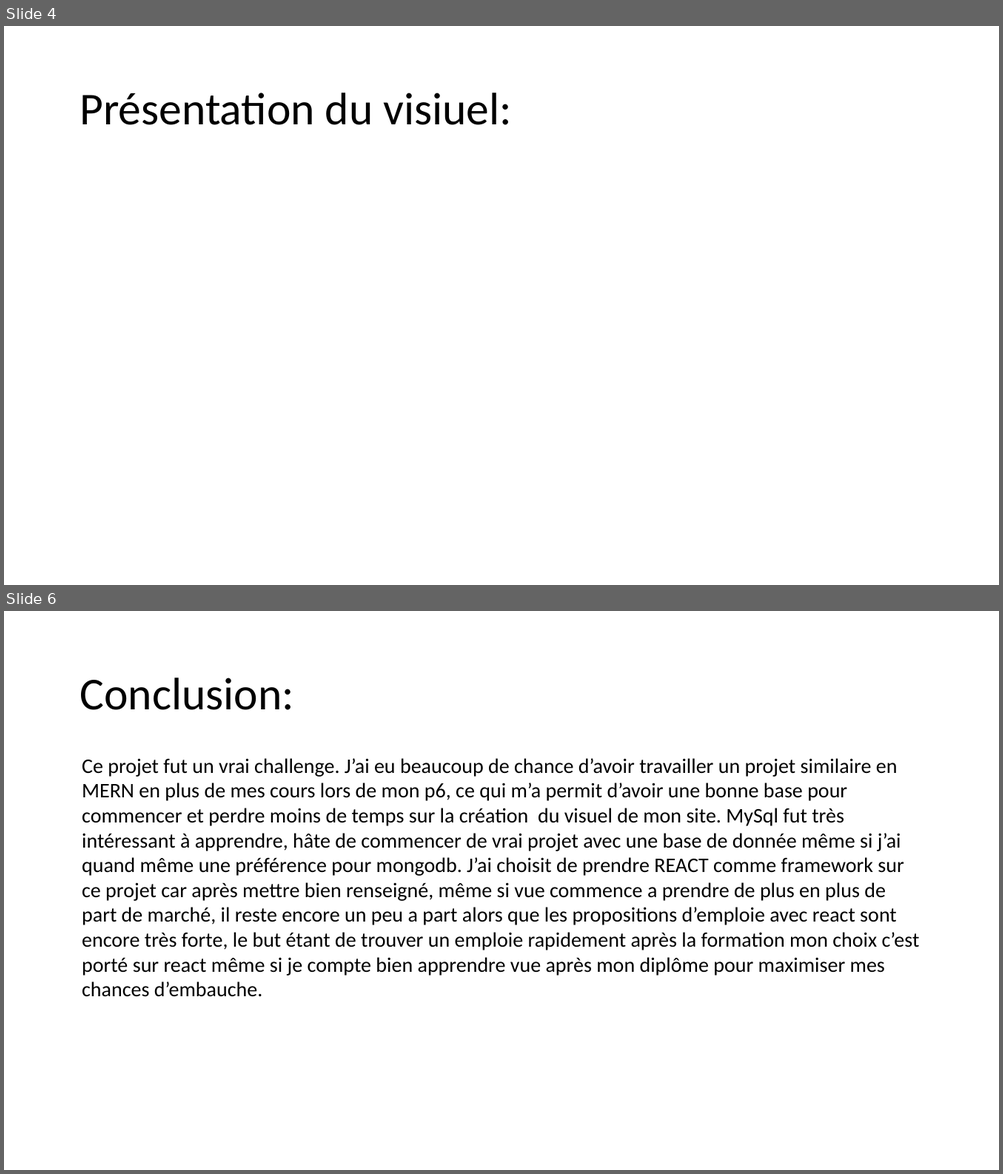
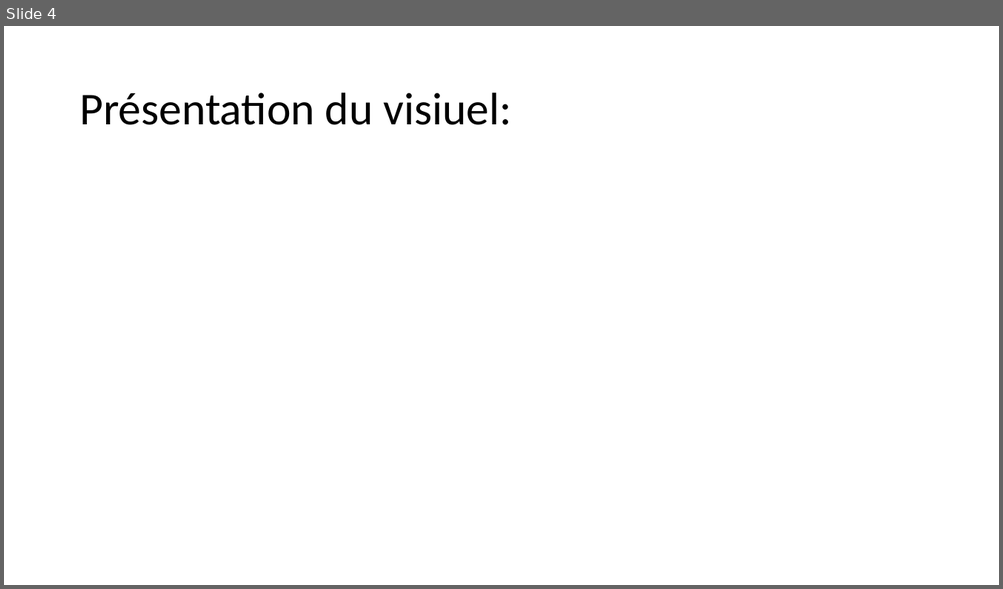
Before and after one commit to julescynamon/GoupomaniaP7, a slide deck: PrésentationduP7.pptx. Shown one above the other, each under a label of ours: slides 4 and 6 before the commit, slide 4 after it; the slides between them are not shown. The pictures are 1003x1174 and 1003x589 pixels, drawn with LibreOffice and Linux fonts; fonts in the diff are those of the drawing; background and template pictures are left out. Boxes give left, top, right and bottom in pixels: in the first picture for what was removed or moved away, otherwise in the second. Text is boxed around its words. In the diff, an @@ line names an element or a change of style, - is before the commit and + after.

```diff
--- a/PrésentationduP7.pptx
+++ b/PrésentationduP7.pptx
@@ slide 6 removed at (4, 611, 999, 1170), background picture (left out) @@
@@ title removed at (79, 678, 293, 710) @@
-Conclusion:
@@ text removed at (82, 758, 919, 997) @@
-Ce projet fut un vrai challenge. J’ai eu beaucoup de chance d’avoir travailler un projet similaire en MERN en plus de mes cours lors de mon p6, ce qui m’a permit d’avoir une bonne base pour commencer et perdre moins de temps sur la création du visuel de mon site. MySql fut très intéressant à apprendre, hâte de commencer de vrai projet avec une base de donnée même si j’ai quand même une préférence pour mongodb. J’ai choisit de prendre REACT comme framework sur ce projet car après mettre bien renseigné, même si vue commence a prendre de plus en plus de part de marché, il reste encore un peu a part alors que les propositions d’emploie avec react sont encore très forte, le but étant de trouver un emploie rapidement après la formation mon choix c’est porté sur react même si je compte bien apprendre vue après mon diplôme pour maximiser mes chances d’embauche.
```
Also in this commit, not shown: 2 slides changed, 1 slide added, 1 other slide removed.
